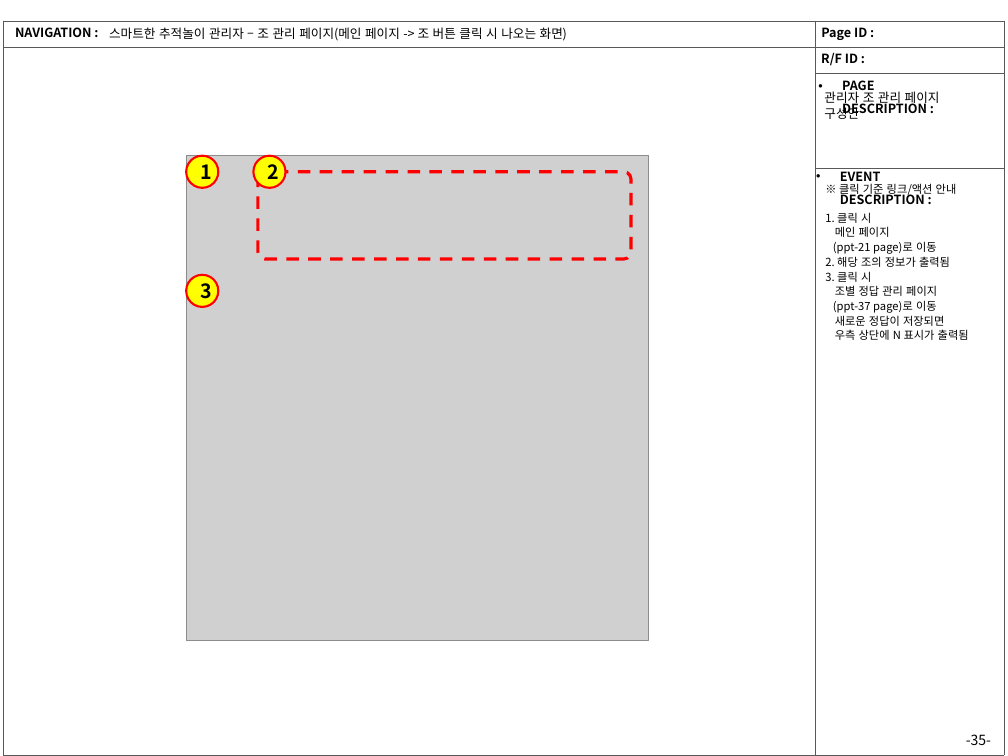
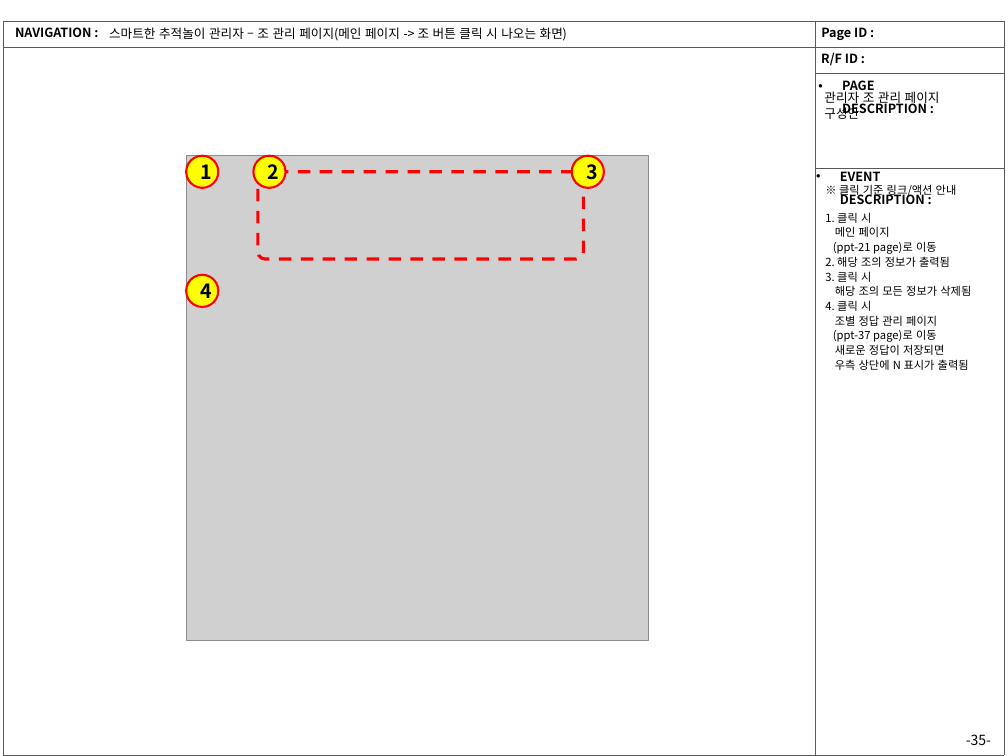
Before and after one commit to hyun5292/React, a slide deck: slide 36 of smart-tracking-game/smart-tracking-game-client/public/assets/스마트한_추적놀이_스토리보드.pptx. Drawn at 1008x756 pixels with LibreOffice and Linux fonts; fonts in the diff are those of the drawing; grey boxes stand for pictures. Boxes give left, top, right and bottom in pixels: in the first picture for what was removed or moved away, otherwise in the second. Text is boxed around its words. In the diff, an @@ line names an element or a change of style, - is before the commit and + after.

```diff
--- a/smart-tracking-game/smart-tracking-game-client/public/assets/스마트한_추적놀이_스토리보드.pptx
+++ b/smart-tracking-game/smart-tracking-game-client/public/assets/스마트한_추적놀이_스토리보드.pptx
@@ rounded rectangle: place and size @@
-rounded rectangle at box(258, 171, 631, 259)
+rounded rectangle at box(258, 171, 584, 259)
@@ ellipse added at box(572, 156, 604, 188), fill #FFFF00, outline #FF0000 1.5 pt, 14 pt, text #000000, bold @@
+3
@@ text in ellipse at box(201, 278, 213, 304): text changed @@
-3
+4
@@ text at box(825, 285, 971, 311): paragraphs added @@
+해당 조의 모든 정보가 삭제됨
+4. 클릭 시
```
Also in this commit, not shown: 1 other slide changed, 1 other file.
